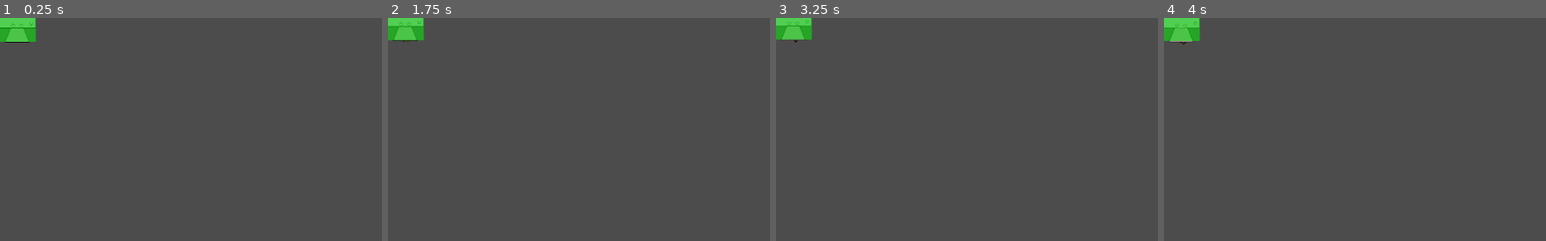
Above: before the commit, frames 1-4 (left to right).
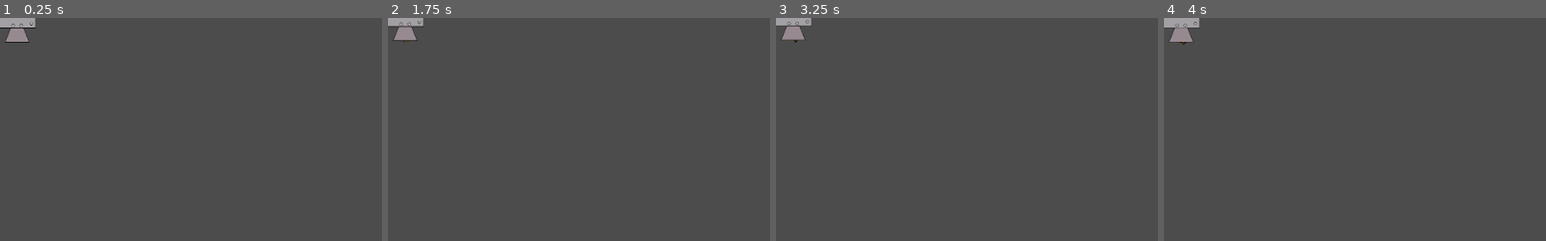
Above: after the commit, the same moments.

Repository: Jantho1990/Hammertime-Prototype
Game: Godot game, scene res://entities/constructs/PlatformConstruct/PlatformConstruct.tscn
The game is run twice, just before and just after one commit, with the same random seed, the same clock (stepped at 60 frames per second) and the same inputs. This scene is started directly instead of the project's main scene.
Inputs (mouse positions are % of the whole screen's width and height, from its top left):
- Up to frame 1 (0.25 s): no input
- Up to frame 2 (1.75 s): tap Enter (ui_accept) at 0.5, 0.77 s; move the mouse to (72, 45) at 0.52 s; hold D (ui_right) 0.53-1.25 s; click (72, 45) at 0.6 s; drag from (30, 55) to (45, 70) at 1.27 s
- Up to frame 3 (3.25 s): tap Enter (ui_accept) at 2 s; move the mouse to (60, 28) at 2.02 s; hold A (ui_left) 2.03-2.75 s; click (60, 28) at 2.1 s; drag from (45, 70) to (20, 35) at 2.77 s
- Up to frame 4 (4 s): move the mouse to (80, 65) at 3.52 s; hold D (ui_right) from 3.53 s (still down); click (80, 65) at 3.6 s; tap Enter (ui_accept) at 3.77 s
The pictures show only the part of the screen within x 0-50%, y 0-50%; the shares and areas given below are measured in that part.

The runs differ from the first frame. In frame 1, 1.0% of the frame differs, in the area x 0-10%, y 0-11%; in frame 2, 1.0%; in frame 3, 0.9%; in frame 4, 1.0%.

Commit message:
fixed shenanigans with platform and player collision layers

Diff:
--- a/entities/constructs/Construct.gd
+++ b/entities/constructs/Construct.gd
@@ -5,7 +5,7 @@
 var is_gizmo = true # Used by collision system to check if this is a gizmo.
 
 enum COLLISION_LAYERS {
-  PLACED = 4,
+  PLACED = 8,
   MOVING = 8
 }
 
@@ -21,7 +21,8 @@
   Selection.register_listener('deselect', self, '_on_Deselection')
 
 func _physics_process(delta):
-  GlobalSignal.dispatch('debug_label', { 'text': position })
+  # GlobalSignal.dispatch('debug_label', { 'text': position })
+  GlobalSignal.dispatch('debug_label', { 'text': CollisionArea.collision_layer })
   if Selection.selected_entity == self and Placeable.allowed_to_move and \
     not CollisionArea.collision_layer == COLLISION_LAYERS.MOVING:
       CollisionArea.collision_layer = COLLISION_LAYERS.MOVING
--- a/entities/constructs/PlatformConstruct/PlatformConstruct.tscn
+++ b/entities/constructs/PlatformConstruct/PlatformConstruct.tscn
@@ -1,10 +1,9 @@
-[gd_scene load_steps=14 format=2]
+[gd_scene load_steps=13 format=2]
 
 [ext_resource path="res://entities/constructs/PlatformConstruct/PlatformConstruct.gd" type="Script" id=1]
 [ext_resource path="res://entities/constructs/PlatformConstruct/platform (top only).png" type="Texture" id=2]
 [ext_resource path="res://entities/constructs/PlatformConstruct/platform (jets only).png" type="Texture" id=3]
 [ext_resource path="res://systems/selection_manager/SelectionArea.tscn" type="PackedScene" id=4]
-[ext_resource path="res://systems/draggable/Draggable.tscn" type="PackedScene" id=5]
 [ext_resource path="res://systems/placeable/Placeable.tscn" type="PackedScene" id=6]
 [ext_resource path="res://systems/placeable/PlacementArea.tscn" type="PackedScene" id=7]
 [ext_resource path="res://systems/deletable/Deletable.tscn" type="PackedScene" id=8]
@@ -91,7 +90,7 @@
 [node name="CollisionArea" type="StaticBody2D" parent="."]
 position = Vector2( 0, -6 )
 collision_layer = 8
-collision_mask = 13
+collision_mask = 9
 
 [node name="CollisionShape2D" type="CollisionShape2D" parent="CollisionArea"]
 shape = SubResource( 3 )
@@ -106,10 +105,7 @@
 [node name="CollisionShape2D" type="CollisionShape2D" parent="SelectionArea"]
 shape = SubResource( 4 )
 
-[node name="Draggable" parent="." instance=ExtResource( 5 )]
-
 [node name="Placeable" parent="." instance=ExtResource( 6 )]
-allowed_to_move = true
 
 [node name="PlacementArea" parent="Placeable" instance=ExtResource( 7 )]
 position = Vector2( 0, 6 )
--- a/entities/player/Player.tscn
+++ b/entities/player/Player.tscn
@@ -31,6 +31,7 @@
 
 [node name="Player" type="KinematicBody2D"]
 collision_layer = 2
+collision_mask = 9
 script = ExtResource( 1 )
 
 [node name="Health" parent="." instance=ExtResource( 2 )]
--- a/project.godot
+++ b/project.godot
@@ -153,6 +153,7 @@
 2d_physics/layer_1="environment"
 2d_physics/layer_2="player"
 2d_physics/layer_3="weapon"
+2d_physics/layer_4="constructs"
 
 [rendering]
 
